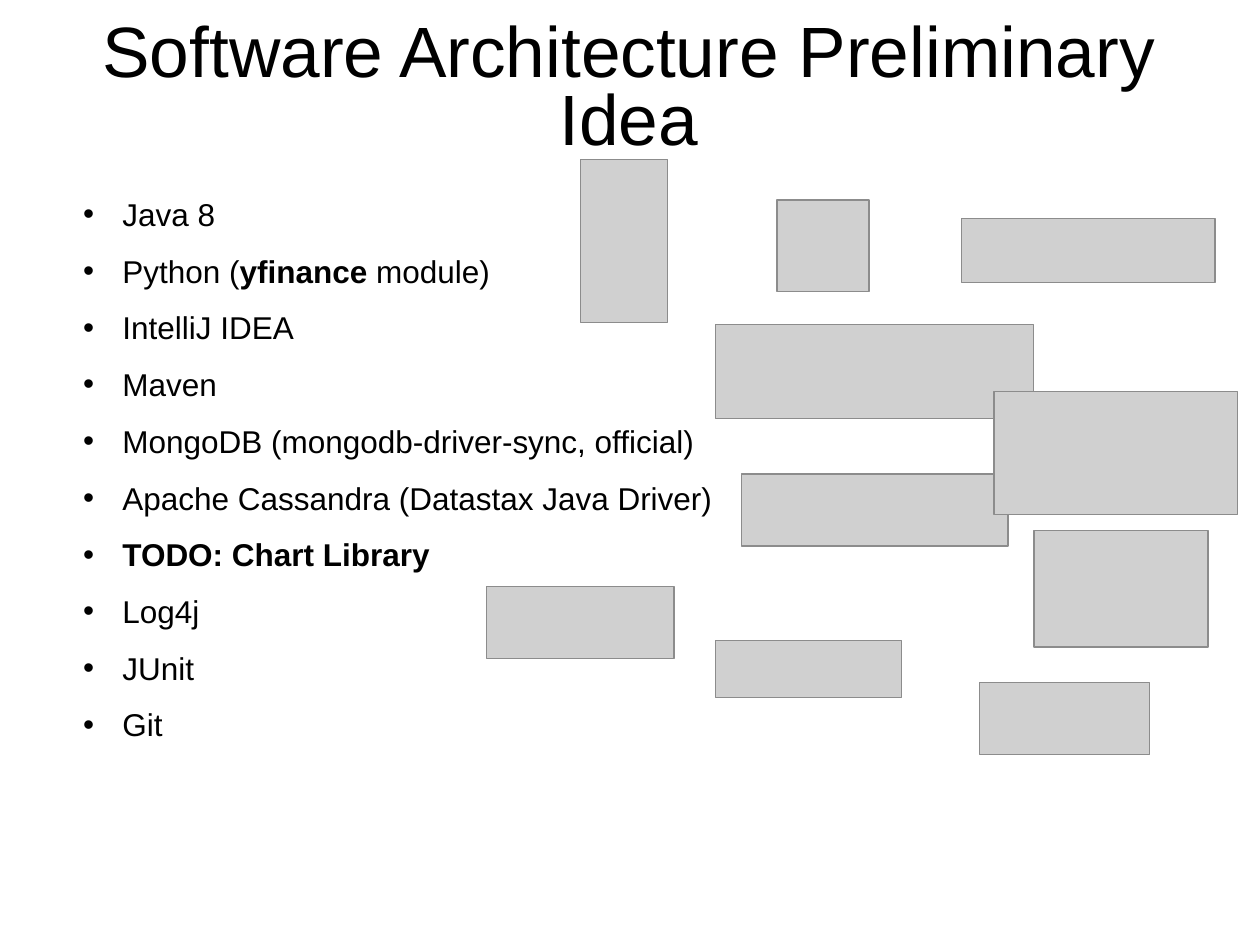
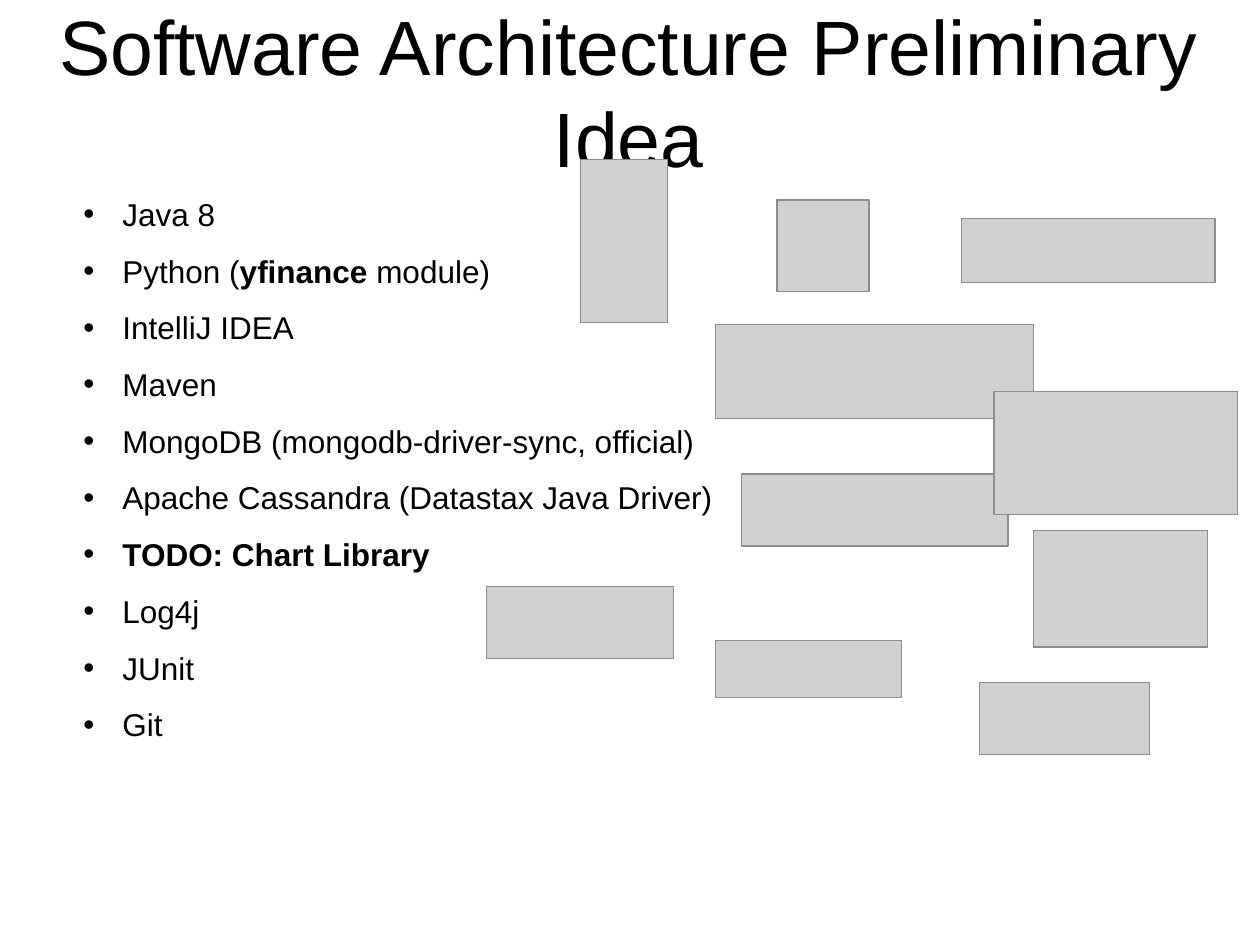
Before and after one commit to rambodrahmani/stocksim, a slide deck: slide 8 of documentation/stocksim_preliminary_presentation.pptx. Drawn at 1260x945 pixels with LibreOffice and Linux fonts; fonts in the diff are those of the drawing; grey boxes stand for pictures; background and template pictures are left out. Boxes give left, top, right and bottom in pixels: in the first picture for what was removed or moved away, otherwise in the second. Text is boxed around its words. In the diff, an @@ line names an element or a change of style, - is before the commit and + after.

```diff
--- a/documentation/stocksim_preliminary_presentation.pptx
+++ b/documentation/stocksim_preliminary_presentation.pptx
@@ text "Software Architecture Preliminary Idea" at bbox=[59, 19, 1197, 182]: size 40.7 to 44 pt; line spacing 0.8 to 1 @@
```
Also in this commit, not shown: 4 other slides changed, 8 other files.
